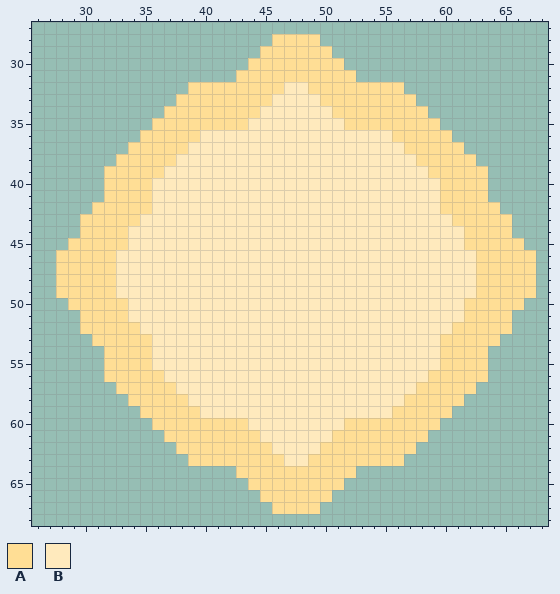
Sprite sheet: sprites/blocks/production/atebriyalloysmelter-top.png. That is the earlier state.
The file is 96x96 pixels. Shown: x 26..68, y 27..68.
Palette (. is transparent): A #ffde95  B #ffeabd
The same view after the edit:
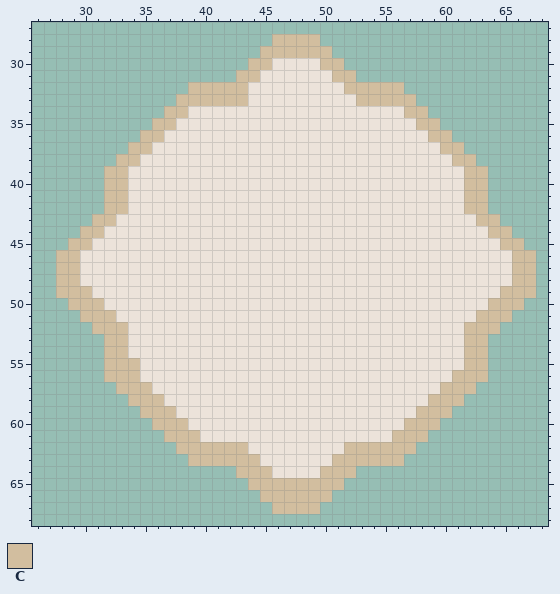
Colours new in this view: C #d2be9f
What changed:
Colour B changes from #ffeabd to #ece3da.
The author changed colour A to colour B in row 30 at x 46 to 49; in row 31 at x 45 to 50; in row 32 at x 44 to 46 and 49 to 51; in row 33 at x 44 to 45 and 50 to 52; in row 34 at x 39 to 44 and 51 to 56; in row 35 at x 38 to 43 and 52 to 57.
The author changed colour A to colour B in row 36 at x 37 to 39 and 56 to 58; in row 37 at x 36 to 38 and 57 to 59; in row 38 at x 35 to 37 and 58 to 60; in row 39 at x 34 to 36 and 59 to 61; in rows 40 to 42 at x 34 to 35 and 60 to 61; in row 43 at x 33 to 34 and 61 to 62.
The author changed colour A to colour B in row 44 at x 32 to 33 and 62 to 63; in row 45 at x 31 to 33 and 62 to 64; in rows 46 to 48 at x 30 to 32 and 63 to 65; in row 49 at x 31 to 32 and 63 to 64; in row 50 at x 32 to 33 and 62 to 63; in row 51 at x 33 and 62.
The author changed colour A to colour B in row 52 at x 34 and 61; in rows 53 to 54 at x 34 to 35 and 60 to 61; in row 55 at x 35 and 60 to 61; in row 56 at x 35 to 36 and 59 to 60; in row 57 at x 36 to 37 and 58 to 59; in row 58 at x 37 to 38 and 57 to 58.
The author changed colour A to colour B in row 59 at x 38 to 39 and 56 to 57; in row 60 at x 39 to 43 and 52 to 56; in row 61 at x 40 to 44 and 51 to 55; in row 62 at x 44 to 45 and 50 to 51; in row 63 at x 45 to 46 and 49 to 50; in row 64 at x 46 to 49.
The author changed colour A to colour C in row 28 at x 46 to 49; in row 29 at x 45 to 50; in row 30 at x 44 to 45 and 50 to 51; in row 31 at x 43 to 44 and 51 to 52; in row 32 at x 39 to 43 and 52 to 56; in row 33 at x 38 to 43 and 53 to 57.
The author changed colour A to colour C in row 34 at x 37 to 38 and 57 to 58; in row 35 at x 36 to 37 and 58 to 59; in row 36 at x 35 to 36 and 59 to 60; in row 37 at x 34 to 35 and 60 to 61; in row 38 at x 33 to 34 and 61 to 62; in rows 39 to 42 at x 32 to 33 and 62 to 63.
The author changed colour A to colour C in row 43 at x 31 to 32 and 63 to 64; in row 44 at x 30 to 31 and 64 to 65; in row 45 at x 29 to 30 and 65 to 66; in rows 46 to 48 at x 28 to 29 and 66 to 67; in row 49 at x 28 to 30 and 65 to 67; in row 50 at x 29 to 31 and 64 to 66.
The author changed colour A to colour C in row 51 at x 30 to 32 and 63 to 65; in row 52 at x 31 to 33 and 62 to 64; in rows 53 to 54 at x 32 to 33 and 62 to 63; in row 55 at x 32 to 34 and 62 to 63; in row 56 at x 32 to 34 and 61 to 63; in row 57 at x 33 to 35 and 60 to 62.
The author changed colour A to colour C in row 58 at x 34 to 36 and 59 to 61; in row 59 at x 35 to 37 and 58 to 60; in row 60 at x 36 to 38 and 57 to 59; in row 61 at x 37 to 39 and 56 to 58; in row 62 at x 38 to 43 and 52 to 57; in row 63 at x 39 to 44 and 51 to 56.
The author changed colour A to colour C in row 64 at x 43 to 45 and 50 to 52; in row 65 at x 44 to 51; in row 66 at x 45 to 50; in row 67 at x 46 to 49.
Colour A is removed in row 42 at x 31 and 64; in row 43 at x 30 and 65; in row 52 at x 30 and 65; in row 53 at x 31 and 64.
Pixel boxes of the changes (left, top, right, bottom) in both pictures:
changed: (56, 34, 536, 514)
